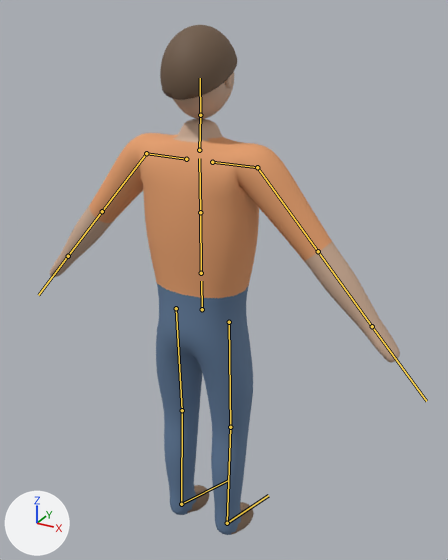
Two versions of the glTF model models/personnage.glb, one commit apart.
Before and after are seen from a 50 mm lens placed at (0.939, -1.559, 1.853), pointed at (-0.034, 0.21, 0.969). Arrows for +X, +Y and +Z are at lower left; the lights stay in place. The picture after the commit comes second. The bones that change, and the others that lie on the model, are drawn over the model as lines.

The first picture shows 'Corps'.
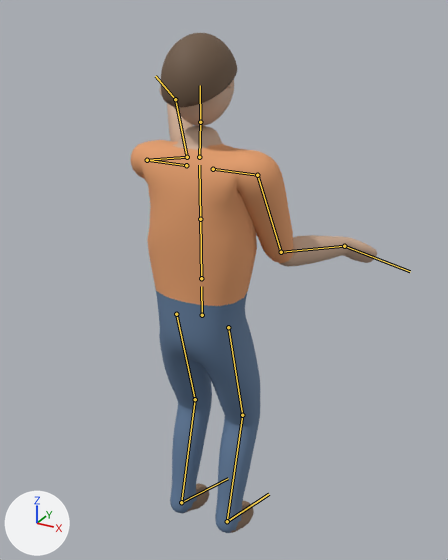
The newer file adds an action. The first version stands in its rest pose; the second is drawn at frame 0 of the action 'robot'.

Boxes [x1, y1, x2, y2] around the edits, measured in the pictures (448 x 560 px):
'Corps', posed (30% narrower)
    before: [50, 25, 400, 535]
    after: [131, 33, 377, 533]
bone 'bassin', root to tip
    before: (202, 309) to (201, 281)
    after: (202, 315) to (201, 286)
bone 'bras_D', root to tip
    before: (257, 167) to (318, 251)
    after: (257, 175) to (281, 252)
bone 'avantbras_D', root to tip
    before: (318, 251) to (372, 326)
    after: (281, 252) to (344, 246)
bone 'main_D', root to tip
    before: (372, 326) to (426, 401)
    after: (344, 246) to (410, 271)
bone 'bras_G', root to tip
    before: (146, 153) to (102, 211)
    after: (147, 160) to (187, 157)
bone 'avantbras_G', root to tip
    before: (102, 211) to (68, 256)
    after: (187, 157) to (175, 99)
bone 'main_G', root to tip
    before: (68, 256) to (38, 295)
    after: (175, 99) to (155, 76)
bone 'cuisse_D', root to tip
    before: (229, 322) to (230, 427)
    after: (228, 327) to (242, 415)
bone 'tibia_D', root to tip
    before: (230, 427) to (227, 523)
    after: (242, 415) to (227, 521)
bone 'pied_D', root to tip
    before: (227, 523) to (268, 495)
    after: (227, 521) to (269, 494)
bone 'cuisse_G', root to tip
    before: (176, 308) to (182, 410)
    after: (176, 314) to (195, 399)
bone 'tibia_G', root to tip
    before: (182, 410) to (181, 504)
    after: (195, 399) to (181, 502)
bone 'pied_G', root to tip
    before: (181, 504) to (228, 480)
    after: (181, 502) to (228, 478)

The change in detail:
Bone 'bassin' (bone_bassin) moves from (0.0, 0.0, 0.0) to (0.0, -0.02, 0.0).
Bone 'bras_D' (bone_bras_d) turns from (0, 0, 0) to (-4, 11, 40) degrees about its own x, y and z.
Bone 'avantbras_D' (bone_avantbras_d) turns from (0, 0, 0) to (71, 24, 67) degrees about its own x, y and z.
Bone 'main_D' (bone_main_d) turns from (0, 0, 0) to (19, 3, -21) degrees about its own x, y and z.
Bone 'bras_G' (bone_bras_g) turns from (0, 0, 0) to (45, -4, -77) degrees about its own x, y and z.
Bone 'avantbras_G' (bone_avantbras_g) turns from (0, 0, 0) to (71, -24, -67) degrees about its own x, y and z.
Bone 'main_G' (bone_main_g) turns from (0, 0, 0) to (19, -3, 21) degrees about its own x, y and z.
Bone 'cuisse_D' (bone_cuisse_d) turns from (0, 0, 0) to (13, 0, 0) degrees about its own x, y and z.
Bone 'tibia_D' (bone_tibia_d) turns from (0, 0, 0) to (-25, 0, 0) degrees about its own x, y and z.
Bone 'pied_D' (bone_pied_d) turns from (0, 0, 0) to (13, 0, 0) degrees about its own x, y and z.
Bone 'cuisse_G' (bone_cuisse_g) turns from (0, 0, 0) to (13, 0, 0) degrees about its own x, y and z.
Bone 'tibia_G' (bone_tibia_g) turns from (0, 0, 0) to (-25, 0, 0) degrees about its own x, y and z.
Bone 'pied_G' (bone_pied_g) turns from (0, 0, 0) to (13, 0, 0) degrees about its own x, y and z.
